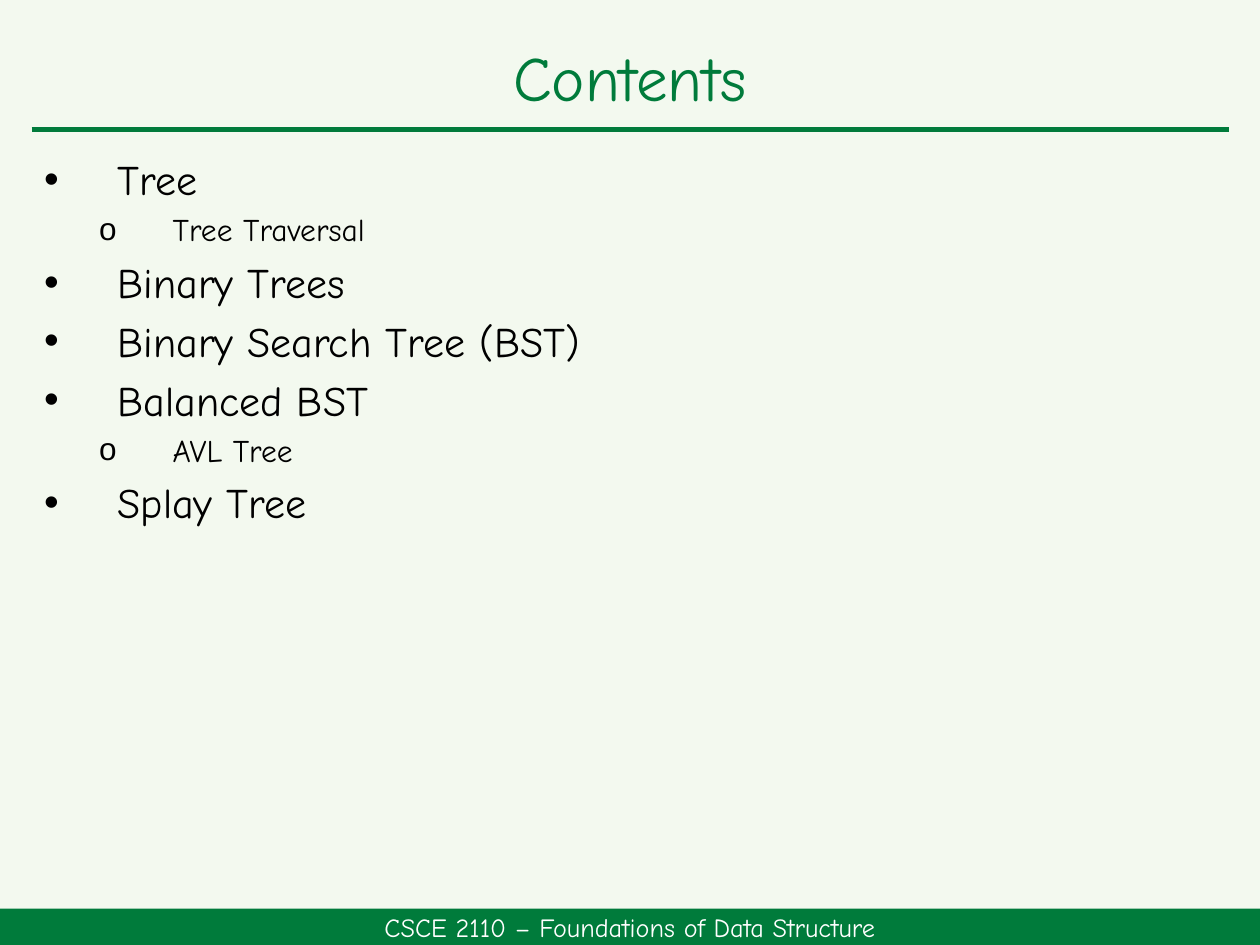
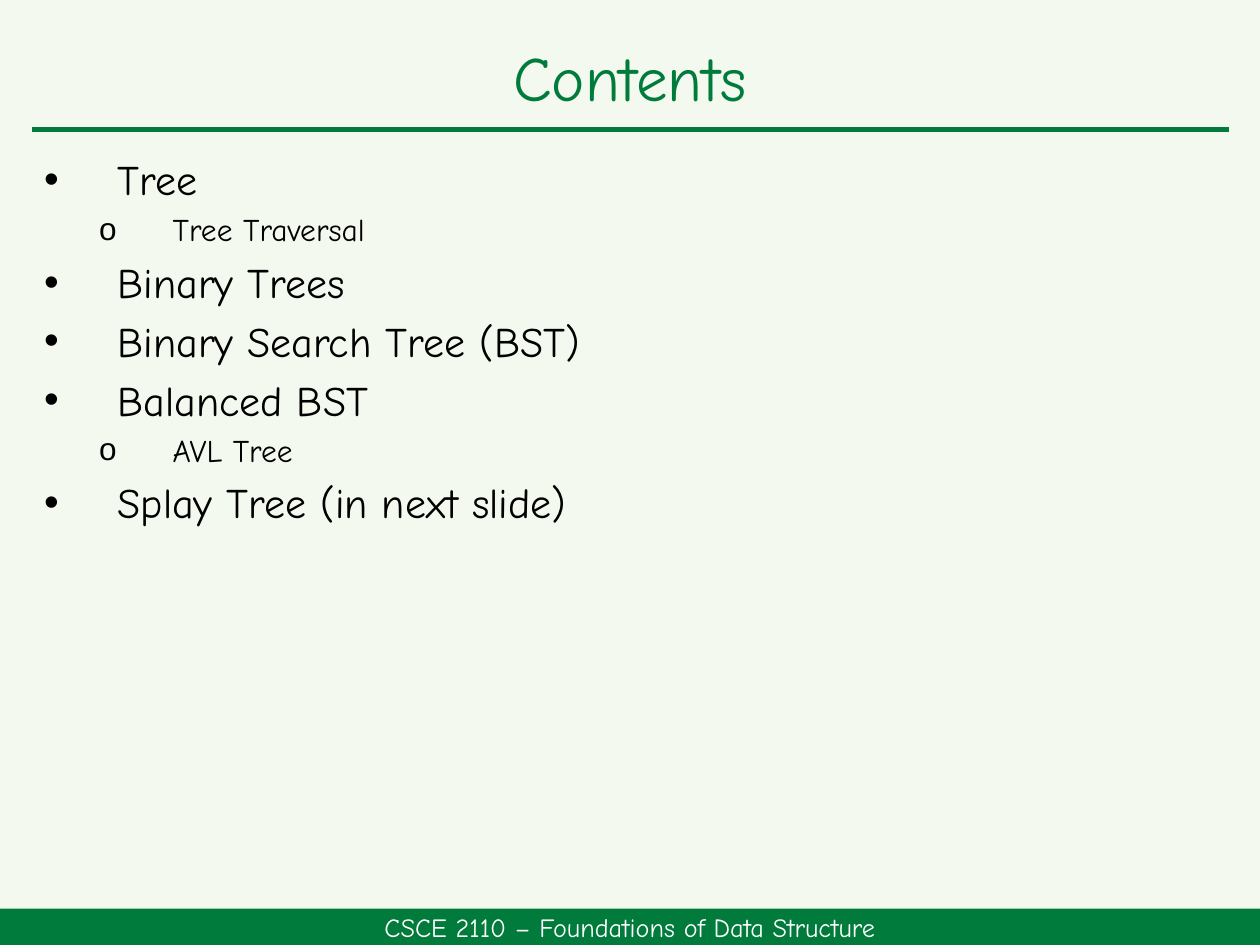
Before and after one commit to HengFan2010/hengfan2010.github.io, a slide deck: slide 2 of teaching/25F-2110/slides/2110-topic 5-Tree.pptx. Drawn at 1260x945 pixels with LibreOffice and Linux fonts; fonts in the diff are those of the drawing. Boxes give left, top, right and bottom in pixels: in the first picture for what was removed or moved away, otherwise in the second. Text is boxed around its words. In the diff, an @@ line names an element or a change of style, - is before the commit and + after.

```diff
--- a/teaching/25F-2110/slides/2110-topic 5-Tree.pptx
+++ b/teaching/25F-2110/slides/2110-topic 5-Tree.pptx
@@ text at box(118, 485, 566, 527): text changed @@
-• Splay Tree
+• Splay Tree (in next slide)
```
Also in this commit, not shown: 2 other slides changed.
